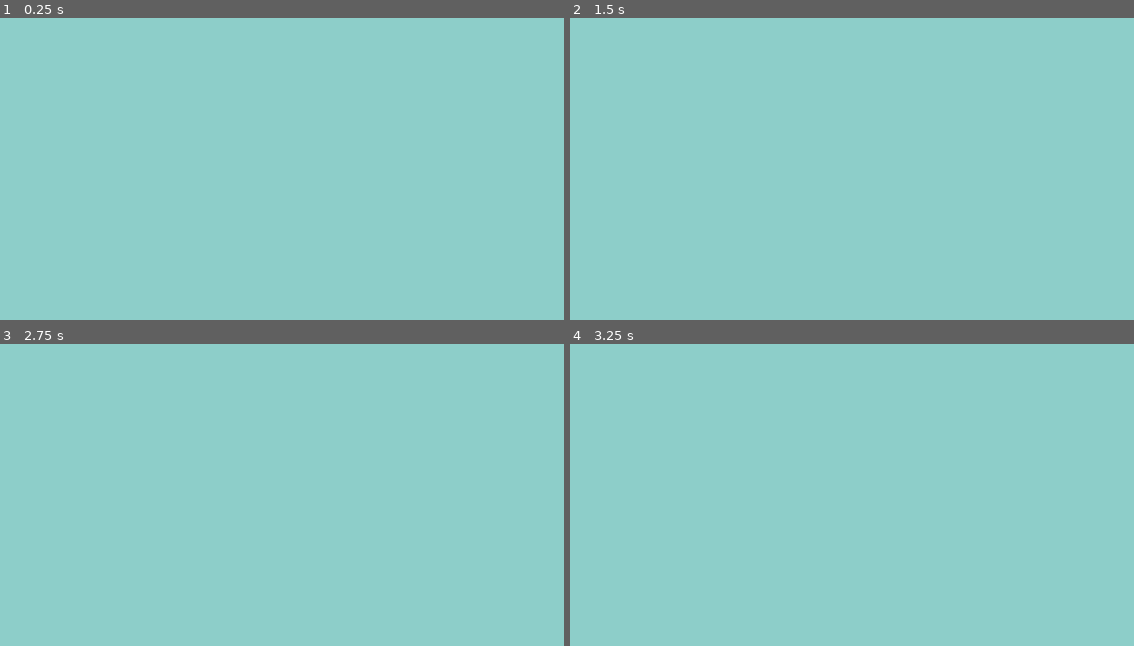
Above: before the commit, frames 1-4 (two rows, left to right).
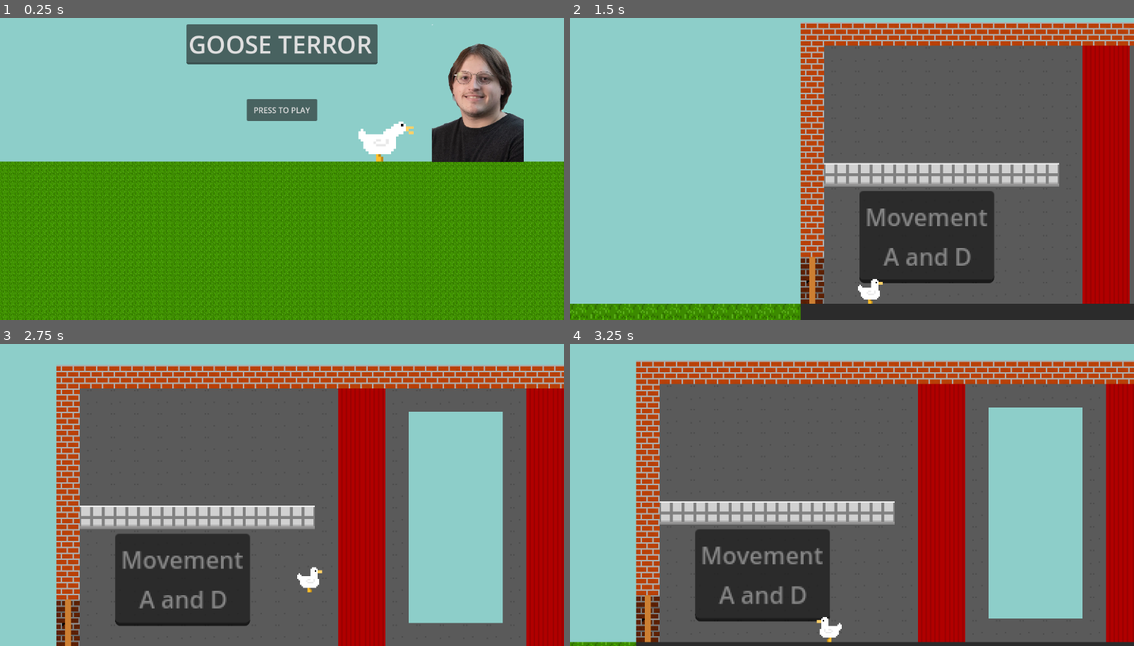
Above: after the commit, the same moments.

Repository: loholla/Goose-Terror
Game: Godot game, scene res://Scenes/Levels/MainMenu.tscn
Same seed, same stepped clock (60 frames per second), same inputs: the game is played once before the commit and once after it. Before the commit the project starts from res://Scenes/Characters/Player.tscn.
Inputs (mouse positions are in pixels of both pictures, inside the frame that each line leads up to):
- Up to frame 1 (0.25 s): no input
- Up to frame 2 (1.5 s): click (852, 108) at 0.5 s, where only the run after the commit has a clickable "PRESS TO PLAY"; tap Enter at 1.25 s; move the mouse to (976, 144) at 1.27 s; hold Right (Right) from 1.28 s (still down); tap E (Dash) at 1.35 s; click (976, 144) at 1.42 s
- Up to frame 3 (2.75 s): keep holding Right (Right); tap Up (Up) at 1.52, 1.82, 2.27, 2.57 s; move the mouse to (169, 504) at 2.02 s; tap E (Dash) at 2.1 s
- Up to frame 4 (3.25 s): move the mouse to (908, 416) at 2.77 s; release Right (Right) at 2.78 s; hold Left (Left) from 2.78 s (still down); tap E (Dash) at 2.85 s

The runs differ from the first frame. In frame 1, 63% of the frame differs, in the area x 0-100%, y 2-100%; in frame 2, 61%; in frame 3, 72%, in the area x 10-100%, y 7-100%; in frame 4, 72%.

Commit message:
final set up

Diff:
--- a/Scenes/Levels/WinScreen.tscn
+++ b/Scenes/Levels/WinScreen.tscn
@@ -18,6 +18,7 @@
 offset_bottom = 40.0
 
 [node name="TextEdit" type="TextEdit" parent="Control"]
+layout_mode = 0
 offset_left = -143.0
 offset_top = -182.0
 offset_right = 143.0
--- a/project.godot
+++ b/project.godot
@@ -11,7 +11,7 @@
 [application]
 
 config/name="Goose Terror"
-run/main_scene="res://Scenes/Characters/Player.tscn"
+run/main_scene="res://Scenes/Levels/MainMenu.tscn"
 config/features=PackedStringArray("4.2", "Forward Plus")
 config/icon="res://icon.svg"
 
Not shown, added: export_presets.cfg
